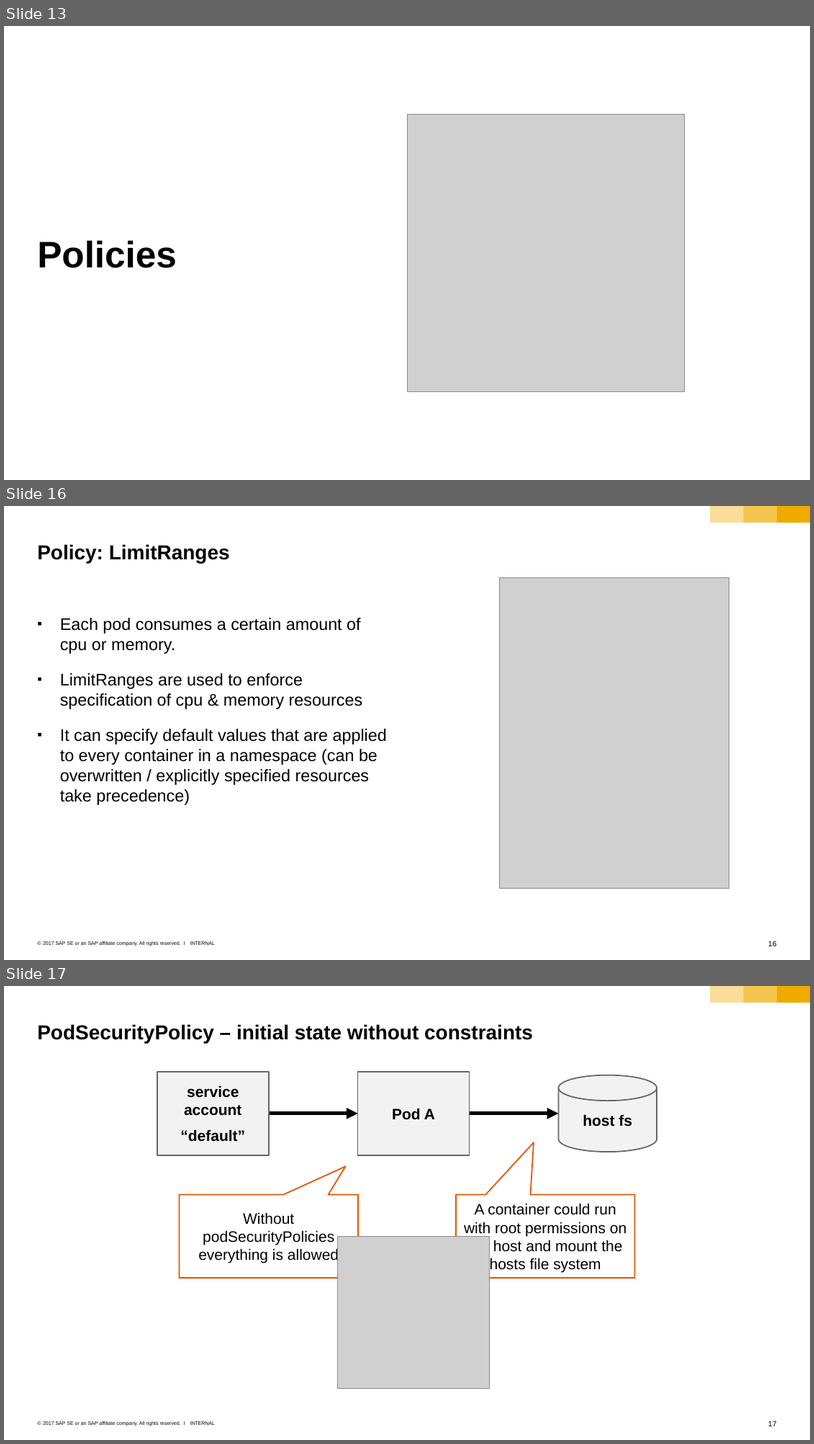
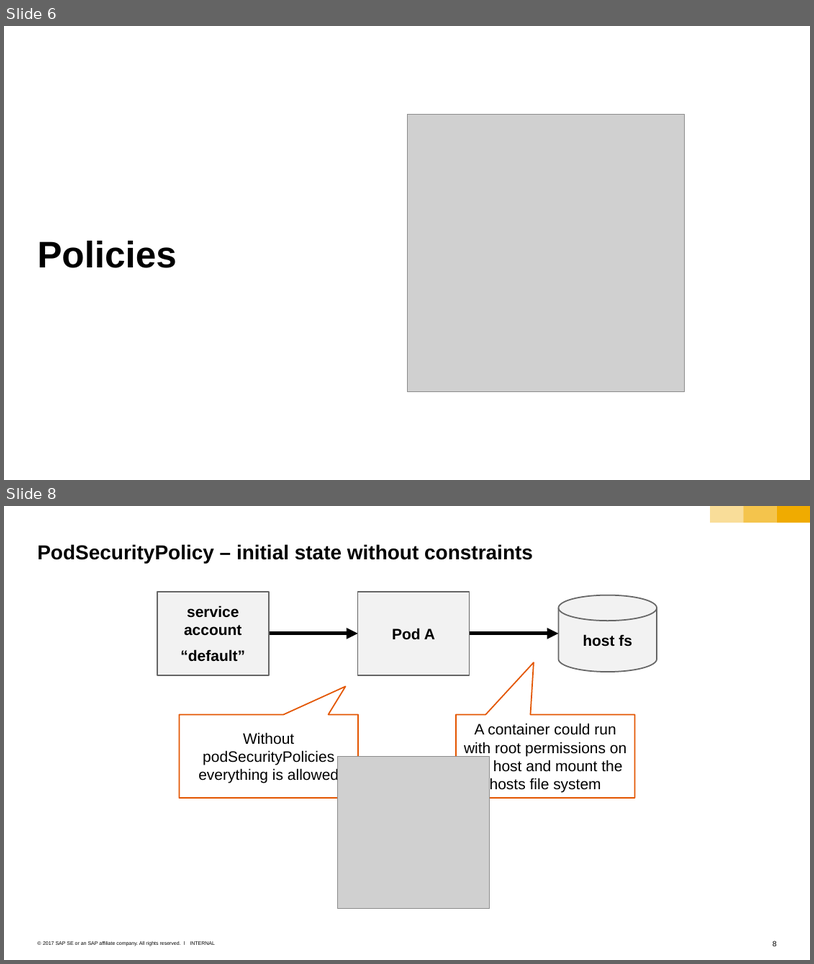
Before and after one commit to cuijiyao01/docker-k8s-training, a slide deck: kubernetes/11_2_security.pptx. Shown one above the other, each under a label of ours: slides 13, 16 and 17 before the commit, slides 6 and 8 after it; the slides between them are not shown. The pictures are 814x1444 and 814x964 pixels, drawn with LibreOffice and Linux fonts; fonts in the diff are those of the drawing; grey boxes stand for pictures. Boxes give left, top, right and bottom in pixels: in the first picture for what was removed or moved away, otherwise in the second. Text is boxed around its words. In the diff, an @@ line names an element or a change of style, - is before the commit and + after.

```diff
--- a/kubernetes/11_2_security.pptx
+++ b/kubernetes/11_2_security.pptx
@@ slide 16 removed at (4,506,810,960), background #FFFFFF; not listed: 6 template elements that a slide beside it also shows @@
@@ title removed at (37,544,230,563) @@
-Policy: LimitRanges
@@ picture removed at (499,578,729,888) @@
@@ text removed at (60,618,387,805) @@
-▪ Each pod consumes a certain amount of cpu or memory.
-▪ LimitRanges are used to enforce specification of cpu & memory resources
-▪ It can specify default values that are applied to every container in a namespace (can be overwritten / explicitly specified resources take precedence)
@@ what was slide 13 is now slide 6 @@
@@ what was slide 17 is now slide 8 @@
@@ page number at (773,940,777,946): text changed @@
-17
+8
```
Also in this commit, not shown: 2 slides changed, 9 other slides removed, 3 other files.
